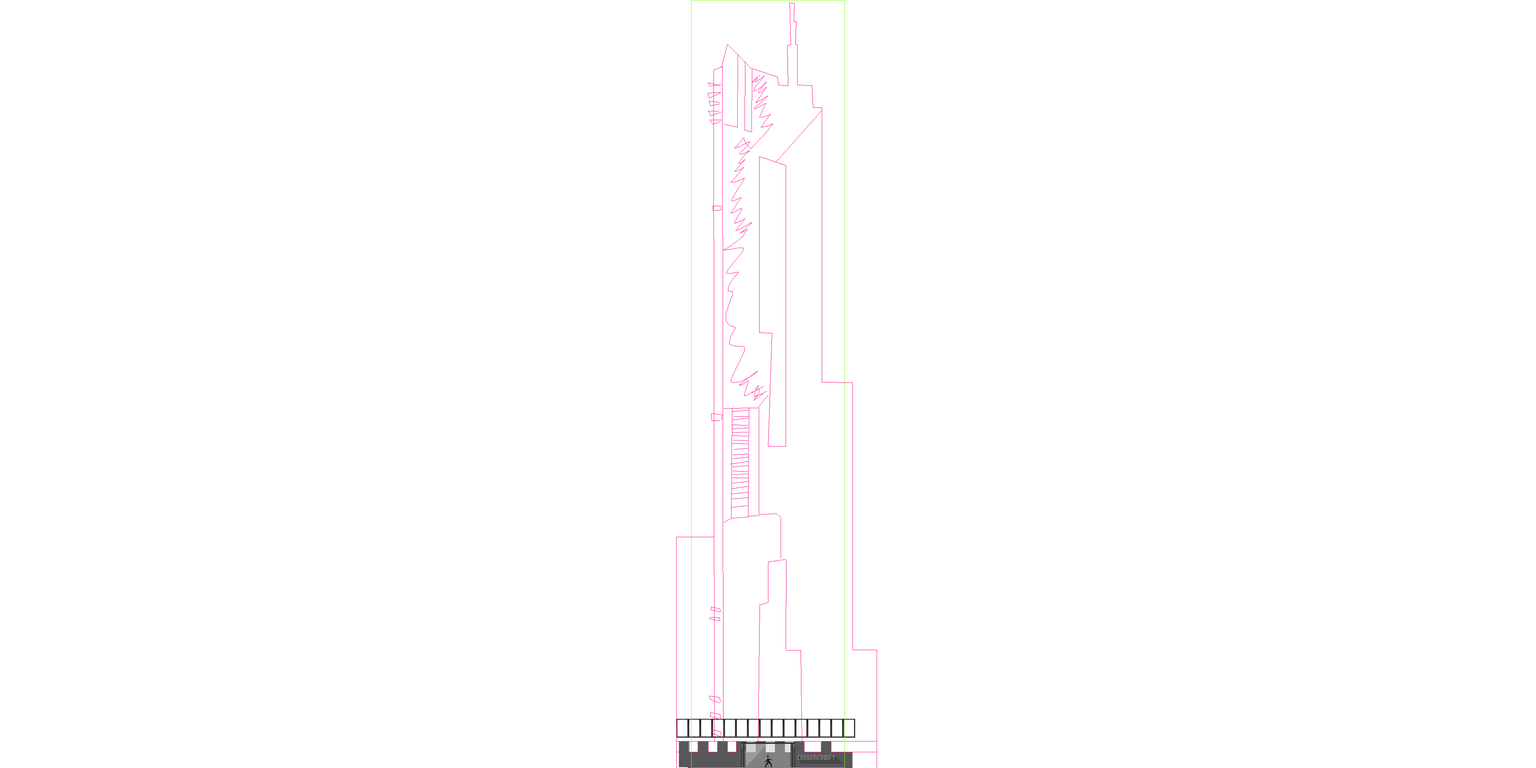
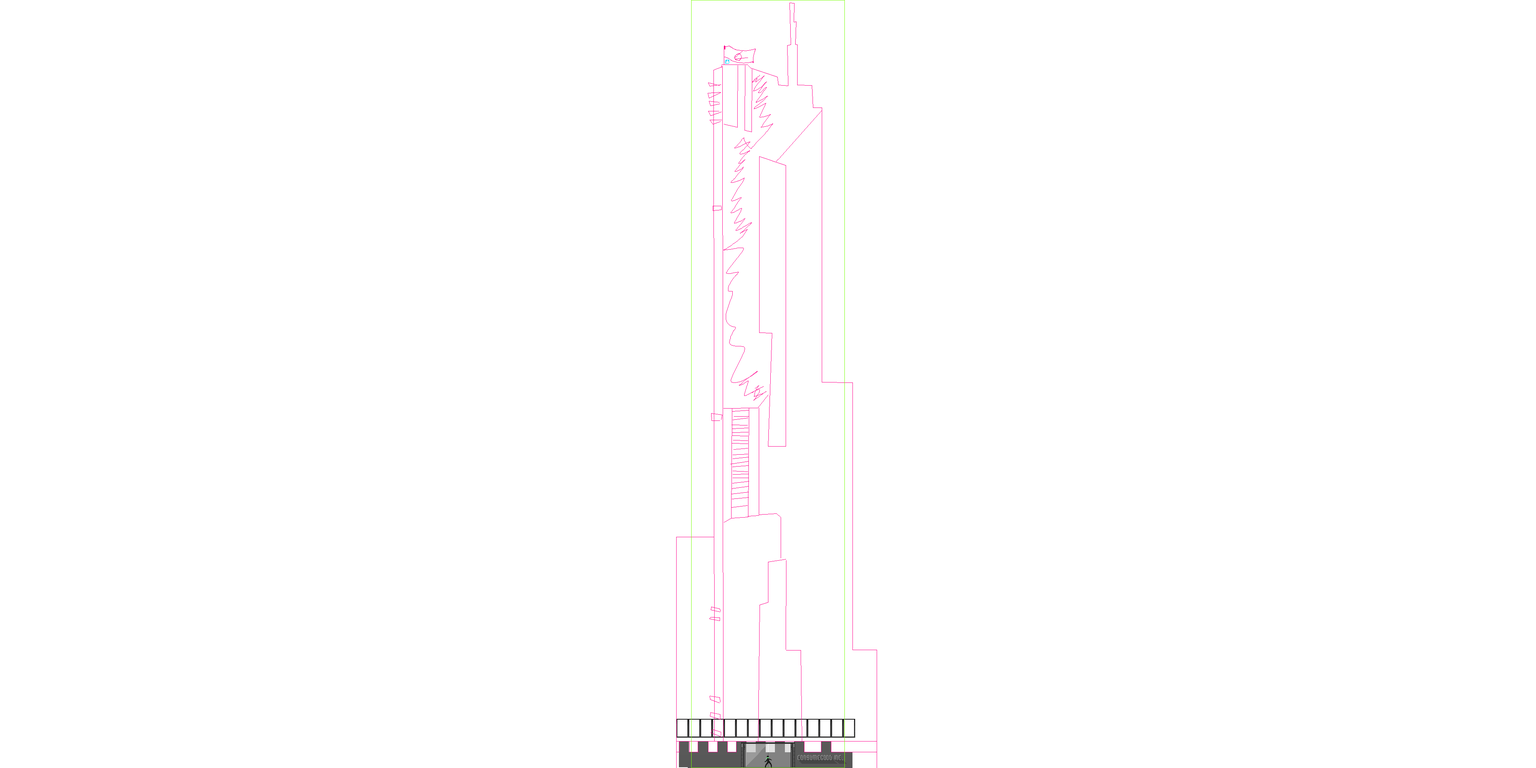
Layered file, before and after one edit (1536 x 768). Changes by layer:
renamed "consumerSOFT" to "CONSumeGOOD INC.", painted on it over [799, 754, 843, 761]
added layer "Ebene 15 Kopie" above "Ebene 15" over [831, 756, 847, 764]
painted on "Ebene 15" over [799, 755, 840, 764]
added layer "Ebene 16" above "borders" over [724, 59, 730, 64]
painted on "borders" over [721, 44, 756, 66]
